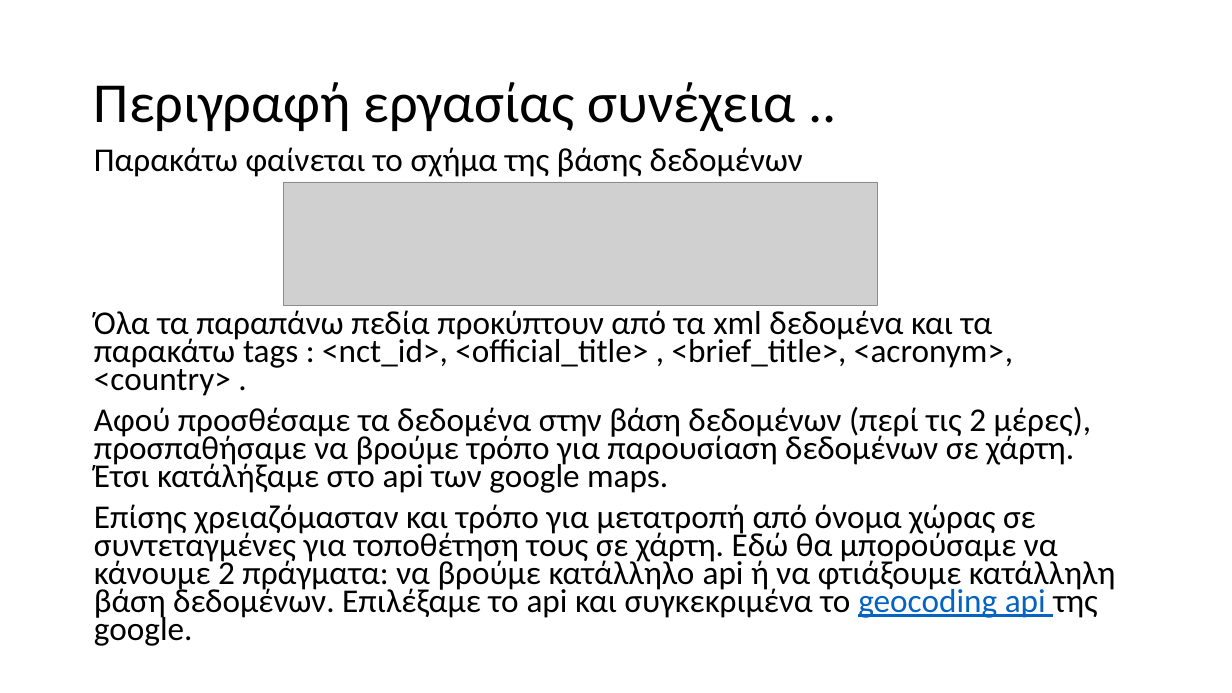
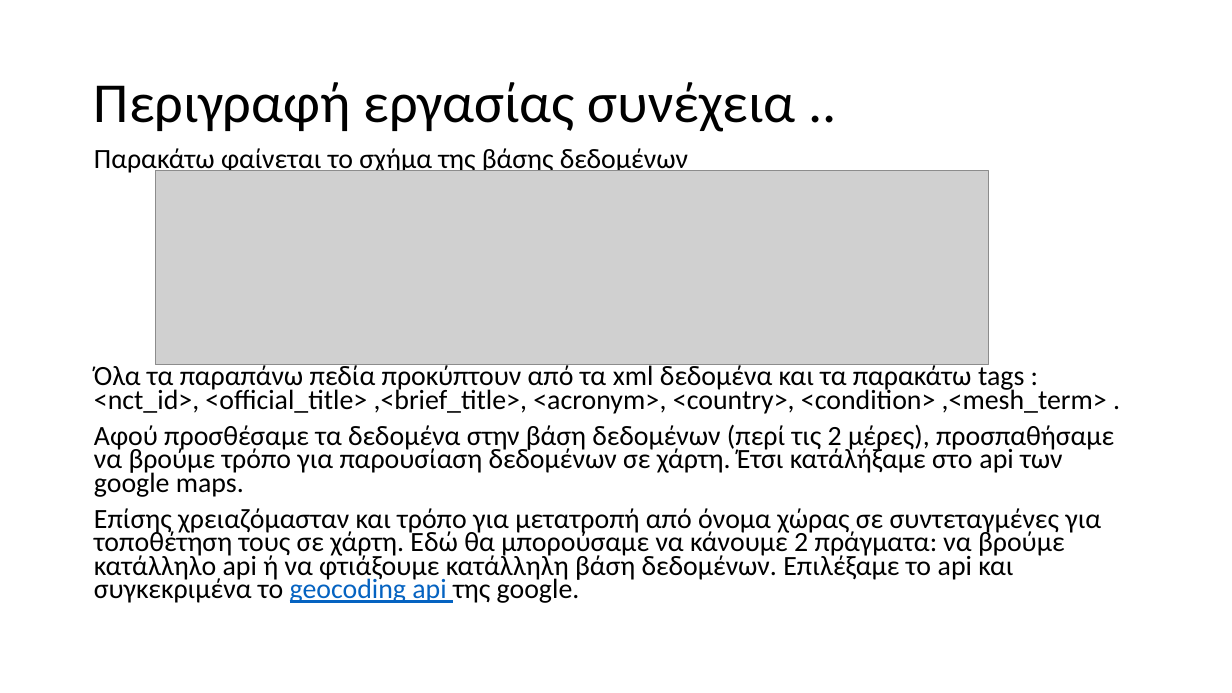
Before and after one commit to el17408/appathon-project, a slide deck: slide 3 of documentation/IaA_Project_Ρούσσης_Δημήτριος_el17408.pptx. Drawn at 1232x693 pixels with LibreOffice and Linux fonts; fonts in the diff are those of the drawing; grey boxes stand for pictures. Boxes give left, top, right and bottom in pixels: in the first picture for what was removed or moved away, otherwise in the second. Text is boxed around its words. In the diff, an @@ line names an element or a change of style, - is before the commit and + after.

Commit message:
parser now takes the condition and mesh_terms tags from xml files

```diff
--- a/documentation/IaA_Project_Ρούσσης_Δημήτριος_el17408.pptx
+++ b/documentation/IaA_Project_Ρούσσης_Δημήτριος_el17408.pptx
@@ text at [94, 148, 1114, 603]: size 25.9 to 21.7 pt in "Παρακάτω φαίνεται το σχήμα της βάσης δεδομένων", "Αφού προσθέσαμε τα δεδομένα στην βάση δεδομένων ...", "Επίσης χρειαζόμασταν και τρόπο για μετατροπή από ..." @@
@@ picture added at [155, 171, 989, 365] @@
@@ picture removed at [284, 182, 877, 305] @@
@@ text at [94, 362, 1107, 414]: text changed; size 25.9 to 21.7 pt @@
-Όλα τα παραπάνω πεδία προκύπτουν από τα xml δεδομένα και τα παρακάτω tags : <nct_id>, <official_title> , <brief_title>, <acronym>, <country> .
+Όλα τα παραπάνω πεδία προκύπτουν από τα xml δεδομένα και τα παρακάτω tags : <nct_id>, <official_title> ,<brief_title>, <acronym>, <country>, <condition> ,<mesh_term> .
```
Also in this commit, not shown: 1 other slide changed, 1 other file.
